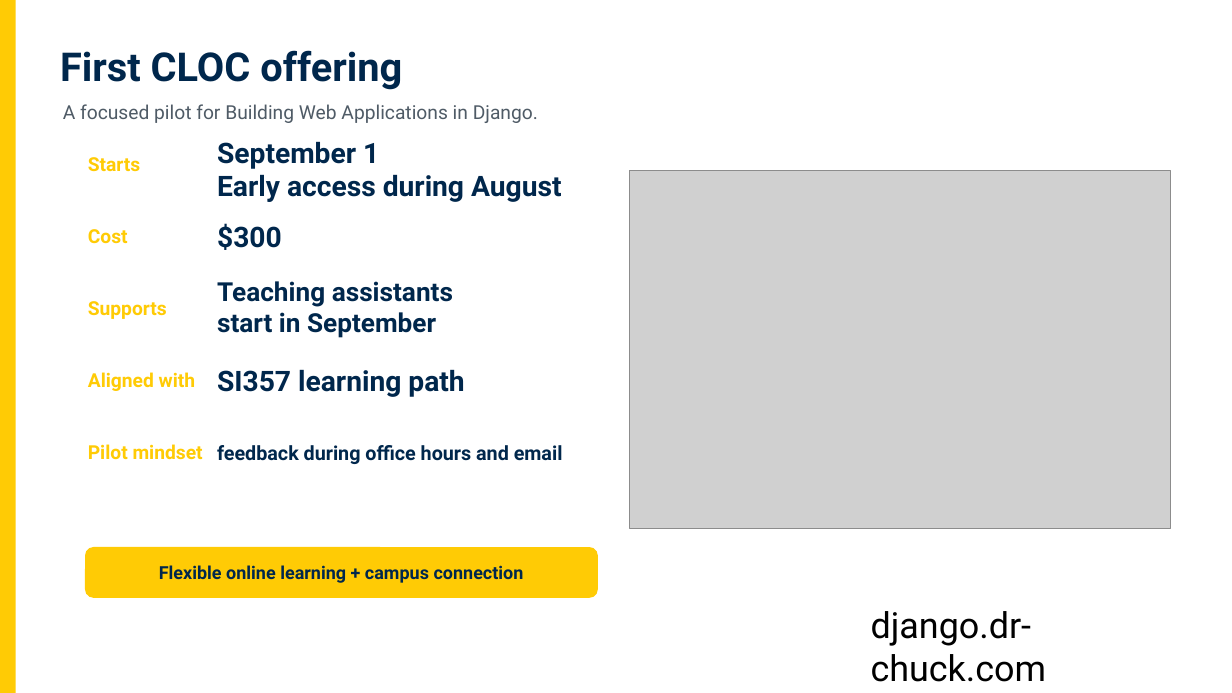
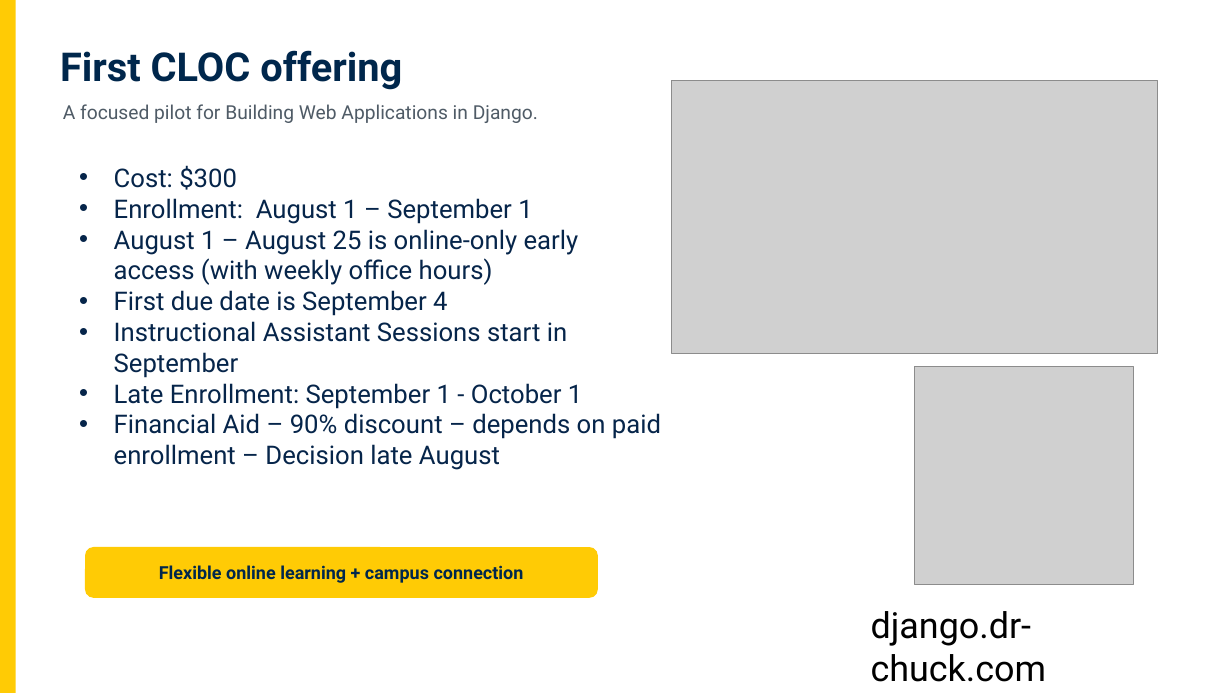
Before and after one commit to csev/dj4e, a slide deck: slide 5 of ali/Building_Web_Applications_Django_CLOC_Open_Course.pptx. Drawn at 1232x693 pixels with LibreOffice and Linux fonts; fonts in the diff are those of the drawing; grey boxes stand for pictures. Boxes give left, top, right and bottom in pixels: in the first picture for what was removed or moved away, otherwise in the second. Text is boxed around its words. In the diff, an @@ line names an element or a change of style, - is before the commit and + after.

```diff
--- a/ali/Building_Web_Applications_Django_CLOC_Open_Course.pptx
+++ b/ali/Building_Web_Applications_Django_CLOC_Open_Course.pptx
@@ picture added at (x1=672, y1=80, x2=1158, y2=354) @@
@@ text removed at (x1=217, y1=141, x2=561, y2=202) @@
-September 1
-Early access during August
@@ text removed at (x1=88, y1=157, x2=140, y2=171) @@
-Starts
@@ text added at (x1=114, y1=165, x2=661, y2=470), 20 pt, text #06254A @@
+• Cost: $300
+• Enrollment: August 1 – September 1
+• August 1 – August 25 is online-only early access (with weekly office hours)
+• First due date is September 4
+• Instructional Assistant Sessions start in September
+• Late Enrollment: September 1 - October 1
+• Financial Aid – 90% discount – depends on paid enrollment – Decision late August
@@ picture removed at (x1=630, y1=171, x2=1171, y2=529) @@
@@ text removed at (x1=88, y1=229, x2=128, y2=244) @@
-Cost
@@ text removed at (x1=217, y1=223, x2=282, y2=250) @@
-$300
@@ text removed at (x1=217, y1=281, x2=453, y2=338) @@
-Teaching assistants
-start in September
@@ text removed at (x1=88, y1=301, x2=167, y2=319) @@
-Supports
@@ text removed at (x1=88, y1=372, x2=195, y2=391) @@
-Aligned with
@@ text removed at (x1=217, y1=369, x2=464, y2=397) @@
-SI357 learning path
@@ picture added at (x1=915, y1=367, x2=1133, y2=585) @@
@@ text removed at (x1=88, y1=444, x2=203, y2=460) @@
-Pilot mindset
@@ text removed at (x1=217, y1=445, x2=563, y2=464) @@
-feedback during office hours and email
```
Also in this commit, not shown: 6 other slides changed, 1 slide added, 5 slides removed, 5 other files.
